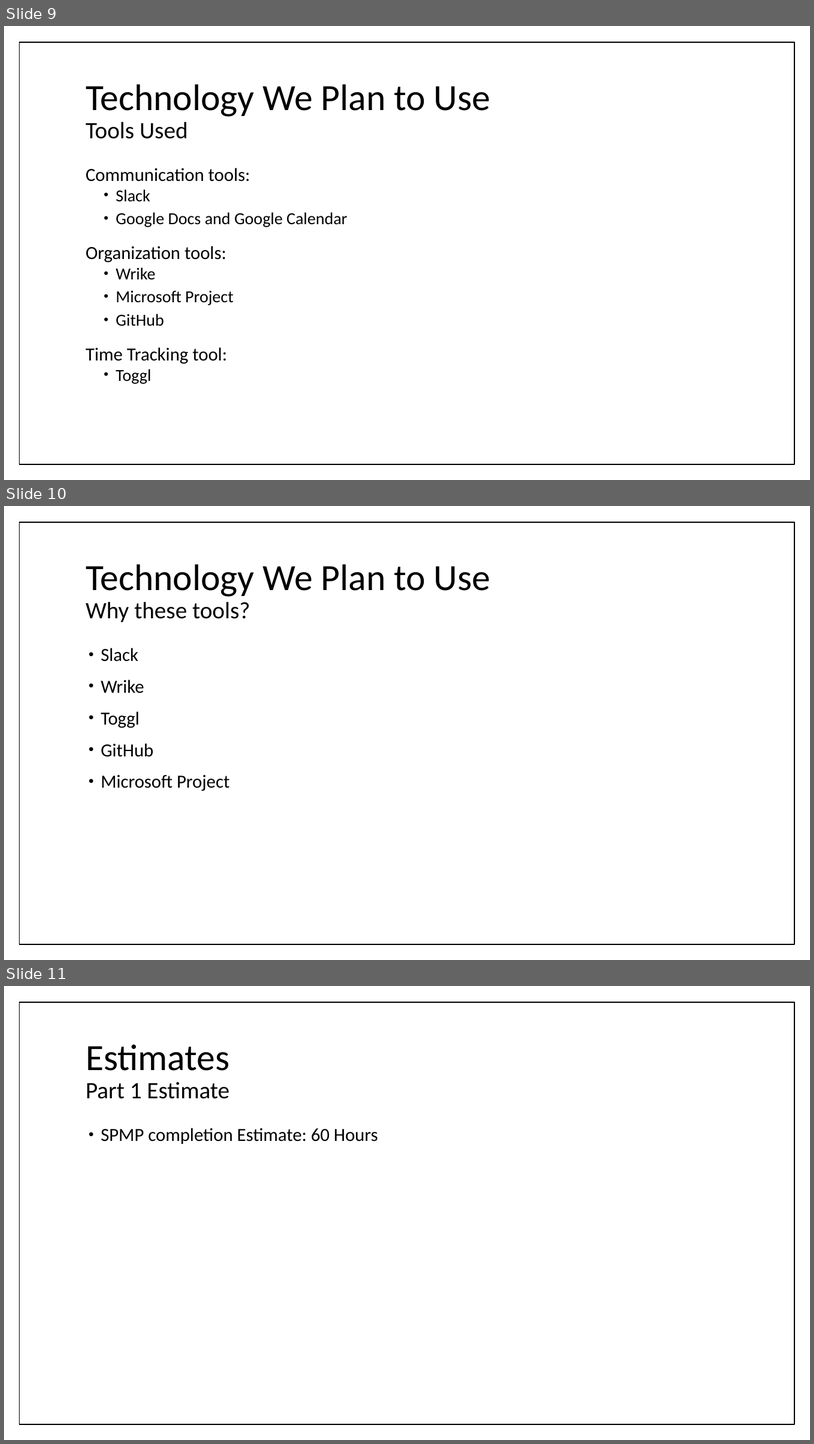
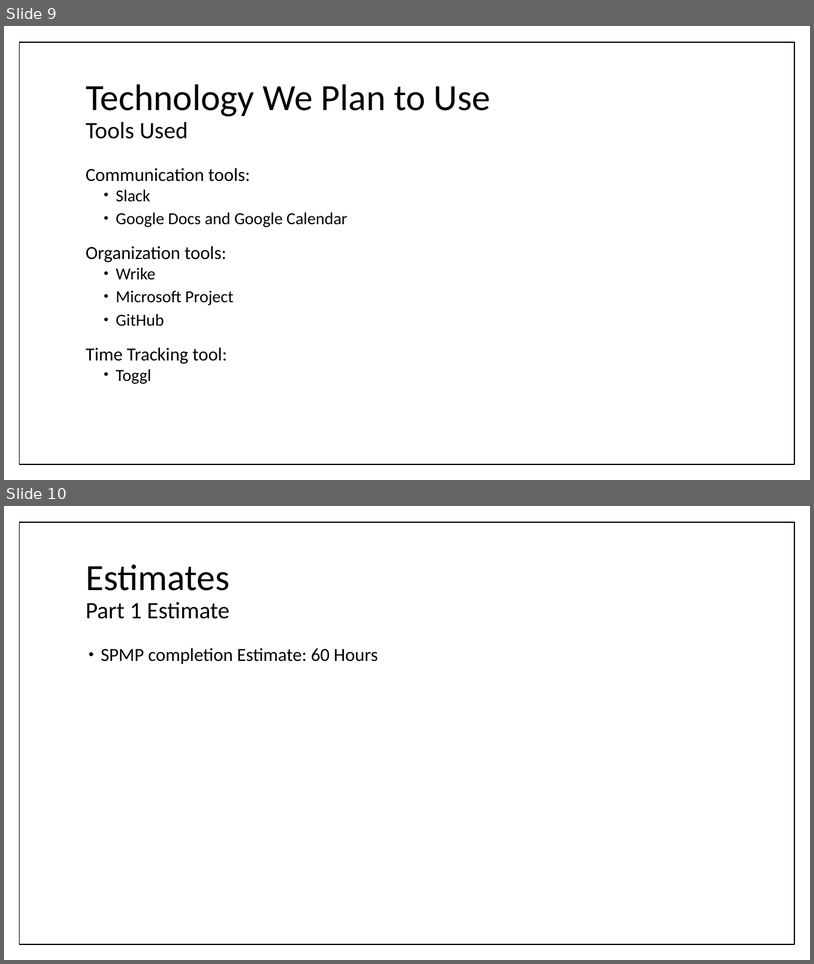
Before and after one commit to umdfeynman/umdfeynman, a slide deck: Work_In_Progress/CS/SPMP_Presentation_Erik_Modified.pptx. Shown one above the other, each under a label of ours: slides 9, 10 and 11 before the commit, slides 9 and 10 after it. The pictures are 814x1444 and 814x964 pixels, drawn with LibreOffice and Linux fonts; fonts in the diff are those of the drawing. Boxes give left, top, right and bottom in pixels: in the first picture for what was removed or moved away, otherwise in the second. Text is boxed around its words. In the diff, an @@ line names an element or a change of style, - is before the commit and + after.

Commit message:
Remove Justifiction

```diff
--- a/Work_In_Progress/CS/SPMP_Presentation_Erik_Modified.pptx
+++ b/Work_In_Progress/CS/SPMP_Presentation_Erik_Modified.pptx
@@ slide 10 removed at [4, 506, 810, 960], background #FFFFFF; not listed: 1 template element that a slide beside it also shows @@
@@ title removed at [86, 564, 491, 622] @@
-Technology We Plan to Use
-Why these tools?
@@ text removed at [101, 648, 230, 791] @@
-• Slack
-• Wrike
-• Toggl
-• GitHub
-• Microsoft Project
@@ what was slide 11 is now slide 10 @@
```
